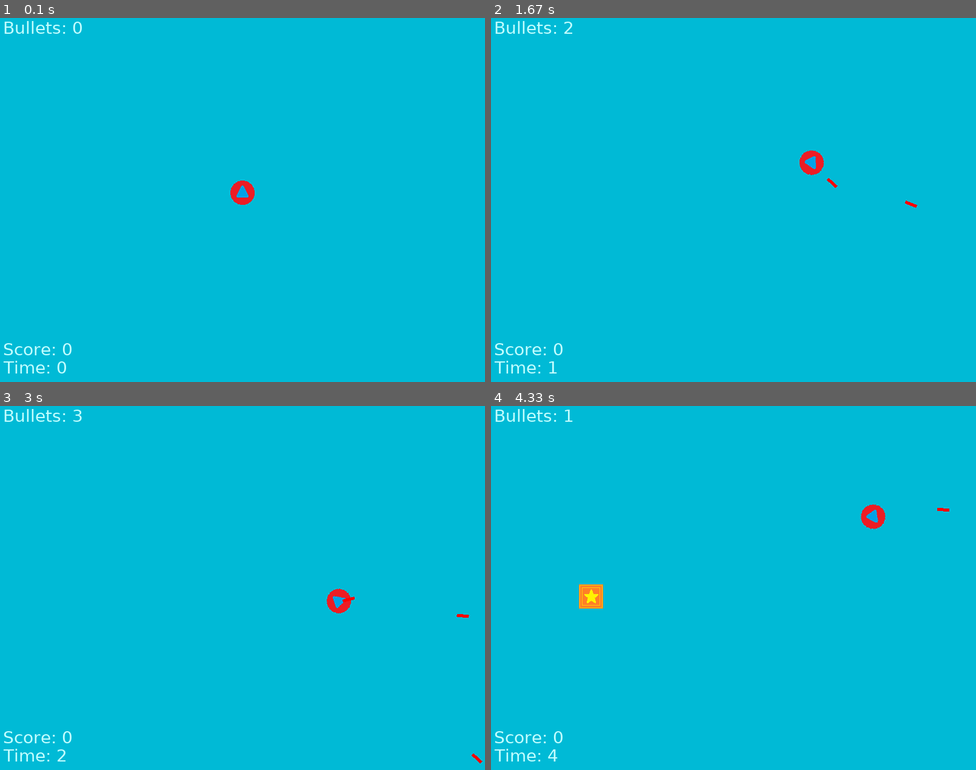
Above: before the commit, frames 1-4 (two rows, left to right).
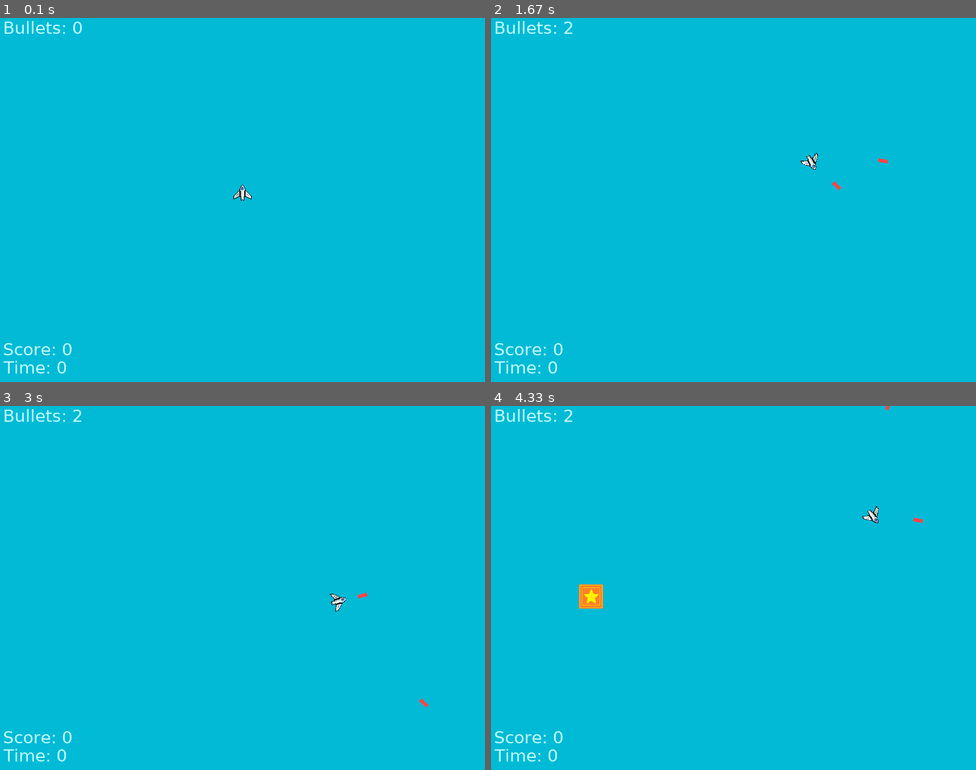
Above: after the commit, the same moments.

Repository: Swidnixx/Wstep-Pygame
Game: pygame game, started from main.py
Two runs of this game, one before a commit and one after it. Both use one fixed random seed, a clock stepped at 60 frames per second and the inputs below.
Inputs:
- Up to frame 1 (0.1 s): no input
- Up to frame 2 (1.67 s): tap Space at 0.33, 0.73, 1.03, 1.23, 1.57 s; hold D 0.67-1.13 s; hold W 1.17-1.47 s; hold D from 1.5 s (still down)
- Up to frame 3 (3 s): tap Space at 1.87, 2.07, 2.37, 2.63, 2.97 s; release D at 1.97 s; hold A 2-2.53 s; hold S 2.57-2.87 s; hold A from 2.9 s (still down)
- Up to frame 4 (4.33 s): tap Space at 3.27, 3.4, 3.8, 4.1 s; release A at 3.3 s; hold W 3.33-3.7 s; hold D from 3.73 s (still down)

The runs differ from the first frame. In frame 1, 0.3% of the frame differs, in the area x 47-53%, y 44-52%; in frame 2, 0.4%; in frame 3, 0.4%, in the area x 11-100%, y 1-99%; in frame 4, 0.4%.

Commit message:
Nowe grafiki i dźwięki

Diff:
--- a/main.py
+++ b/main.py
@@ -1,24 +1,37 @@
-import pygame # Import modułu
+import pygame
 from player import Player
 from pickups import PickupFactory
 from ui import TextDrawer
 from globals import *
+from sounds import shoot_sounds
 
-pygame.init() # Inicjalizacja modułu
+pygame.init()
 pygame.display.set_caption('Pierwsza Gra')
+
+pygame.mixer.init()
+
+
+pygame.mixer.music.load("sounds/background-music.mp3")
+pygame.mixer.music.set_volume(0.3)
+pygame.mixer.music.play(-1)
+
+pickup_sound = pygame.mixer.Sound("sounds/pickup.mp3")
+
+clock = pygame.time.Clock()
+
 spawn_event = pygame.USEREVENT
 pygame.time.set_timer(spawn_event, 3000)
 
-#obiekty gry
 player = Player(SCREEN_WIDTH//2, SCREEN_HEIGHT//2)
 pickup_factory = PickupFactory(SCREEN_WIDTH, SCREEN_HEIGHT)
 text_drawer = TextDrawer(screen)
 
-# Zmienna określająca, czy należy zamknąć okno
+score = 0
+time = 0
+
 game_status = True
-# Kod wykonywany póki aplikacja jest uruchomiona
+
 while game_status:
-    # Odczytanie zdarzeń zarejestrowanych przez komputer
     events = pygame.event.get()
     for e in events:
         if e.type == pygame.QUIT:
@@ -26,28 +39,26 @@
         if e.type == spawn_event:
             pickup_factory.spawn()
 
-    #logika
     keys = pygame.key.get_pressed()
     player.update(keys)
 
     collected = pickup_factory.check_collisions(player.rect)
-    score += collected
+    if collected > 0:
+        score += collected
+        pickup_sound.play()               # ← звук сбора
 
-    #rysowanie
     screen.fill((0, 186, 214))
     player.draw(screen)
     for p in pickup_factory.pickups:
         screen.blit(p.img, p.rect)
 
-    #UI
     text_drawer.draw_text_main(f'Score: {score}', (5, SCREEN_HEIGHT - 70), (196, 254, 255))
     text_drawer.draw_text_main(f'Time: {time//1000}', (5, SCREEN_HEIGHT - 40), (196, 254, 255))
     text_drawer.draw_text_main(f'Bullets: {len(player.bullets)}', (5, 0), (196, 254, 255))
 
-    pygame.display.update() # Odświeżenie wyświetlanego okna
+    pygame.display.update()
     clock.tick(60)
-    time += clock.get_time()
+    # fps = clock.get_fps()
+    # print(fps)
 
-
-pygame.quit() # Zamknięcie aplikacji
-quit() # Zamknięcie skryptu
+pygame.quit()
--- a/player.py
+++ b/player.py
@@ -1,31 +1,36 @@
 import pygame
 from pygame import Vector2
 from globals import clock
+from sounds import shoot_sounds
+import random
 
 class Player:
-    def __init__(self, x, y, speed = 2):
-        self.origin = pygame.image.load("grafiki/player.png")
-        self.origin.set_colorkey((0,0,0))
-        self.img = self.origin.copy()
-        self.position = (x, y)
-        self.rect = self.img.get_rect(center=self.position)
+    def __init__(self, x, y, speed=2):
+        self.original = pygame.image.load("grafiki/player.png").convert_alpha()
+        self.image = self.original.copy()
+
+        self.position = Vector2(x, y)
+        self.rect = self.image.get_rect(center=self.position)
+
         self.speed = speed
         self.rotation = 0
         self.rotation_speed = 4
 
         self.bullets = []
-        self.shoot_cooldown = 150
-        self.time_since_shot = 0
+        self.shoot_cooldown_ms = 320
+        self.last_shot_time = -10000
+
+        self.keys = pygame.key.get_pressed()
 
     def update(self, keys):
         self.keys = keys
         self.current_speed = self.speed
-        self.steer()
-        self.move()
+        self._handle_input()
+        self._move()
 
-        self.time_since_shot += clock.get_time()
+        # если хочешь считать время здесь — оставь, но для кулдауна оно не используется
 
-    def steer(self):
+    def _handle_input(self):
         if self.keys[pygame.K_d]:
             self.rotation -= self.rotation_speed
         if self.keys[pygame.K_a]:
@@ -37,45 +42,53 @@
             self.current_speed = 0
 
         if self.keys[pygame.K_SPACE]:
-            self.shoot()
+            self._try_shoot()
 
-    def move(self):
-        forward = Vector2(0, -1)
-        Vector2.rotate_ip(forward, -self.rotation)
-        self.position += forward * self.current_speed
+    def _try_shoot(self):
+        current_time = pygame.time.get_ticks()
+        if current_time - self.last_shot_time >= self.shoot_cooldown_ms:
+            direction = Vector2(0, -1).rotate(-self.rotation)
+            spawn_pos = self.position + direction * 34
 
-        self.img = pygame.transform.rotate(self.origin, self.rotation)
-        self.rect = self.img.get_rect(center=self.position)
+            self.bullets.append(Bullet(spawn_pos, self.rotation))
+            self.last_shot_time = current_time
 
-        for i in range(len(self.bullets)-1,-1,-1):
-            b = self.bullets[i]
-            b.update()
-            in_screen = 0 < b.rect.centerx < 800 and 0 < b.rect.centery < 600
-            if not in_screen:
-                self.bullets.pop(i)
+            # Выбираем случайный звук выстрела
+            random.choice(shoot_sounds).play()
 
-    def shoot(self):
-        if self.time_since_shot > self.shoot_cooldown:
-            self.bullets.append( Bullet(self.position, self.rotation) )
-            self.time_since_shot = 0
+    def _move(self):
+        direction = Vector2(0, -1).rotate(-self.rotation)
+        self.position += direction * self.current_speed
+
+        rotated = pygame.transform.rotate(self.original, self.rotation)
+        self.image = rotated.convert_alpha()
+        self.rect = self.image.get_rect(center=self.position)
+
+        self.bullets = [
+            b for b in self.bullets
+            if 0 <= b.rect.centerx <= 800 and 0 <= b.rect.centery <= 600
+        ]
+
+        for bullet in self.bullets:
+            bullet.update()
 
     def draw(self, screen):
-        screen.blit(self.img, self.rect)
-        for b in self.bullets:
-            screen.blit(b.img, b.rect)
+        screen.blit(self.image, self.rect)
+        for bullet in self.bullets:
+            screen.blit(bullet.image, bullet.rect)
+
 
 class Bullet:
-    def __init__(self, position, angle):
-        self.img = pygame.Surface((20, 20))
-        self.img.fill((0,0,0))
-        strip = pygame.Surface((5,20))
-        strip.fill((255,0,0))
-        self.img.blit(strip, pygame.Rect(8,0,5,20))
-        self.img.set_colorkey((0,0,0))
-        self.img = pygame.transform.rotate(self.img, angle)
-        self.rect = self.img.get_rect(center=position)
-        self.direction = Vector2(0,-1).rotate(-angle)
-        self.speed = 10
+    def __init__(self, position: Vector2, angle: float):
+        self.image = pygame.Surface((20, 20), pygame.SRCALPHA)
+        pygame.draw.rect(self.image, (255, 70, 70), (7, 2, 6, 16))
+
+        rotated = pygame.transform.rotate(self.image, angle)
+        self.image = rotated.convert_alpha()
+        self.rect = self.image.get_rect(center=position)
+
+        self.direction = Vector2(0, -1).rotate(-angle)
+        self.speed = 5.5
 
     def update(self):
         self.rect.center += self.direction * self.speed
--- /dev/null
+++ b/sounds.py
@@ -0,0 +1,10 @@
+
+import pygame
+pygame.mixer.init()
+
+shoot_sounds = [
+    pygame.mixer.Sound("sounds/shoot1.mp3"),
+    pygame.mixer.Sound("sounds/shoot2.mp3"),
+    pygame.mixer.Sound("sounds/shoot3.mp3"),
+    pygame.mixer.Sound("sounds/shoot4.mp3"),
+]
Binary file changed: grafiki/bonus_1.png
Binary file added: grafiki/bonus_13.png
Binary file changed: grafiki/player.png
Not shown, added: sounds/background-music.mp3
Not shown, added: sounds/pickup.mp3
Not shown, added: sounds/shoot1.mp3
Not shown, added: sounds/shoot2.mp3
Not shown, added: sounds/shoot3.mp3
Not shown, added: sounds/shoot4.mp3
